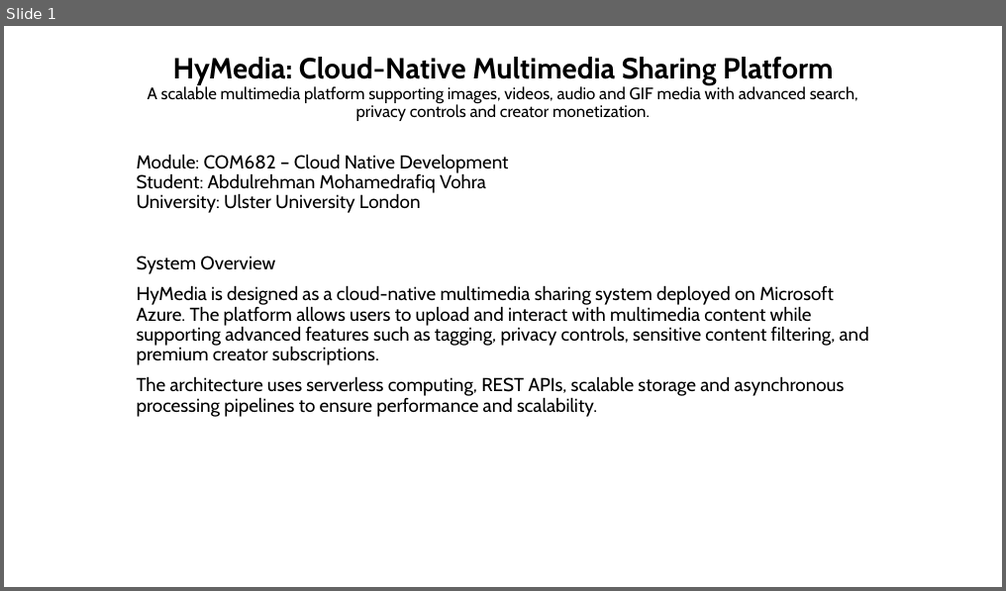
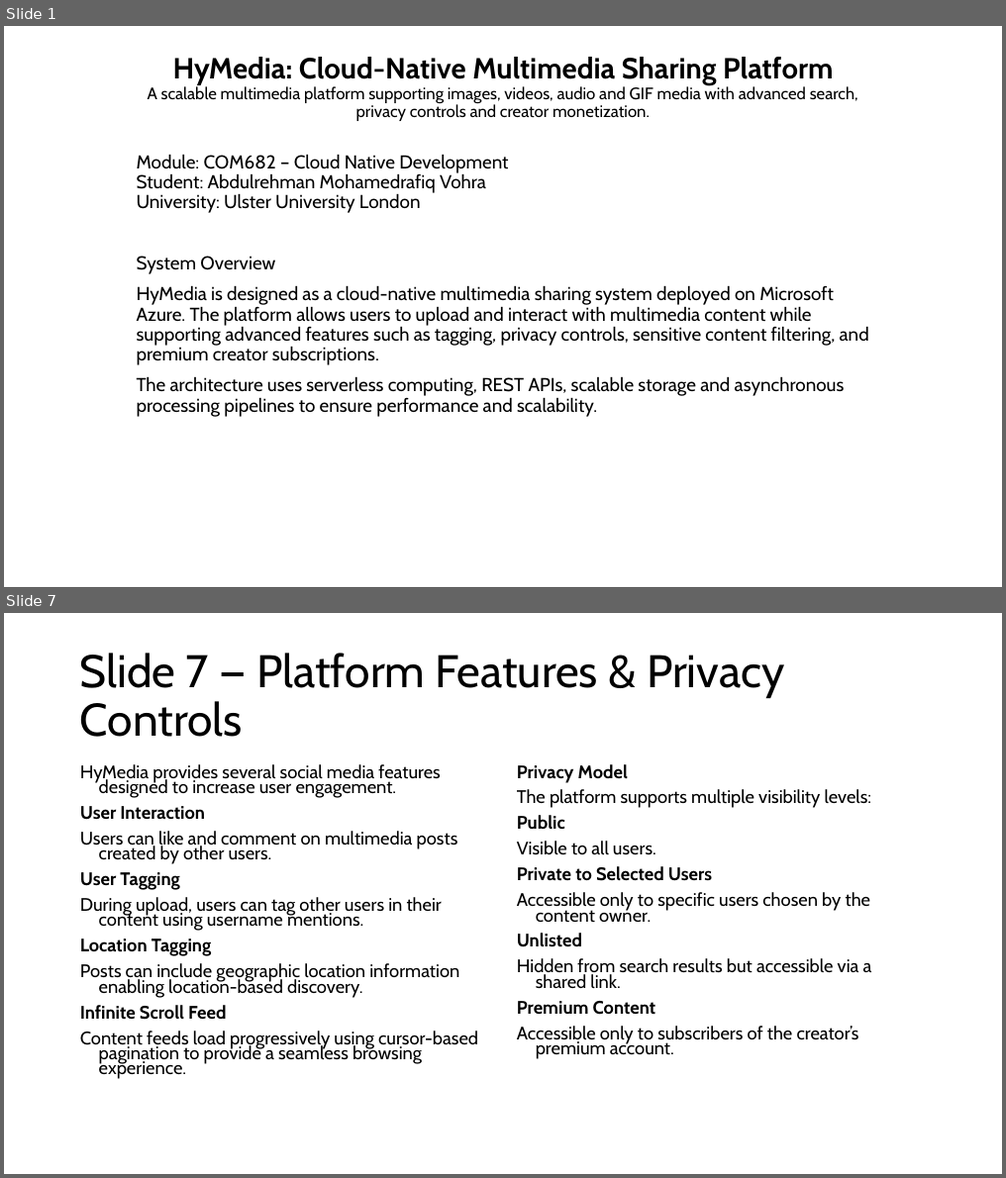
Before and after one commit to Abdulrehman-glitch/HyMedia, a slide deck: CW1_Submission.pptx. Shown one above the other, each under a label of ours: slide 1 before the commit, slides 1 and 7 after it; the slides between them are not shown. The pictures are 1006x591 and 1006x1178 pixels, drawn with LibreOffice and Linux fonts; fonts in the diff are those of the drawing. Boxes give left, top, right and bottom in pixels: in the first picture for what was removed or moved away, otherwise in the second. Text is boxed around its words. In the diff, an @@ line names an element or a change of style, - is before the commit and + after.

```diff
--- a/CW1_Submission.pptx
+++ b/CW1_Submission.pptx
@@ slide 7 added at (x1=4, y1=613, x2=1002, y2=1174), background #FFFFFF @@
@@ title added at (x1=80, y1=653, x2=785, y2=737), 44 pt, text #000000 @@
+Slide 7 — Platform Features & Privacy Controls
@@ text added at (x1=80, y1=764, x2=478, y2=1079), 17.5 pt, text #000000 @@
+HyMedia provides several social media features designed to increase user engagement.
+User Interaction
+Users can like and comment on multimedia posts created by other users.
+User Tagging
+During upload, users can tag other users in their content using username mentions.
+Location Tagging
+Posts can include geographic location information enabling location-based discovery.
+Infinite Scroll Feed
+Content feeds load progressively using cursor-based pagination to provide a seamless browsing experience.
@@ text added at (x1=517, y1=764, x2=872, y2=1059), 17.5 pt, text #000000 @@
+Privacy Model
+The platform supports multiple visibility levels:
+Public
+Visible to all users.
+Private to Selected Users
+Accessible only to specific users chosen by the content owner.
+Unlisted
+Hidden from search results but accessible via a shared link.
+Premium Content
+Accessible only to subscribers of the creator’s premium account.
```
Also in this commit, not shown: 13 other slides added.
